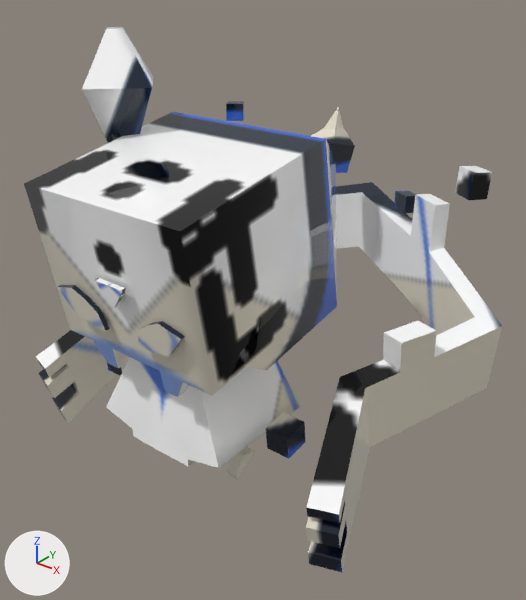
The FBX model Assets/02.GraphicData/NewModel/Necromancer/Dice_Necromancer_attack.FBX, before and after one commit.
Camera for both pictures: a 50 mm camera at (1.143, -1.207, 1.317) aimed at (0.032, 0.182, 0.455). The lights are fixed; the arrows at lower left show +X, +Y and +Z. Where no turn or scale is listed for an object, it has been applied to the vertices.

Objects in the first picture: 'Dice_Necromencer'.
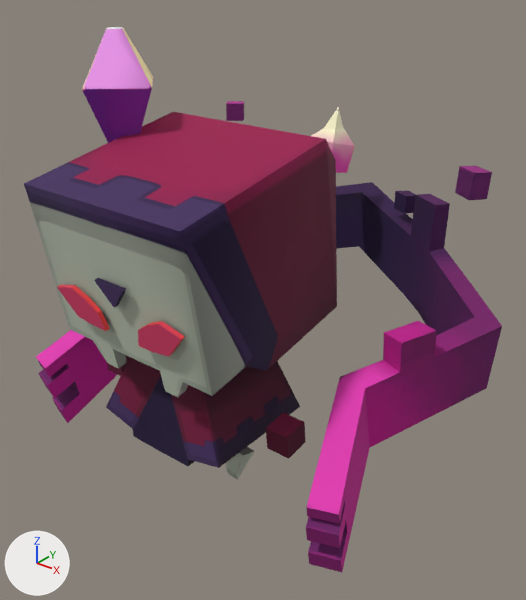
Location of each change, (x1, y1, x2, y2) in pixels of the pictures (526 x 600 px):
'Dice_Necromencer', recoloured
    both: (24, 27, 502, 573)

The edits, one by one:
Picture 'Dice_Necromancer_red.png' (img_dice_necromancer_red_png) is new.
Material 'Material #167' (mat_material__167) is new.
Its texture is img_dice_necromancer_red_png.
Its roughness is 0.859.
me_mesh has 404 vertices, 396 faces and spans x -0.622..0.62, y -0.32..0.784, z -0.46..0.673.
me_mesh no longer uses material mat_material__166 (picture img_dice_necromancer_psd).
me_mesh now uses material mat_material__167 (picture img_dice_necromancer_red_png).
